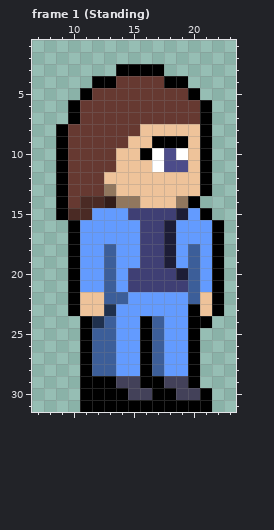
Pixel-art file -- Assets/Sprites/player.aseprite. That is the earlier state.
32x32 pixels, 8 frames. Shown: frame 1 (Standing): x 7..23, y 1..31.
After:
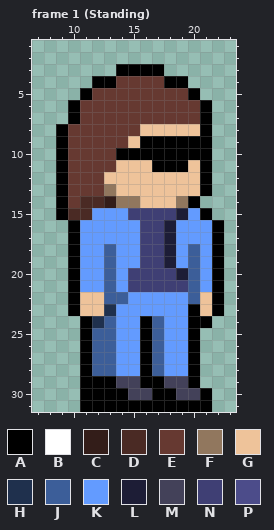
Palette (. is transparent): A #000000  B #ffffff  C #331d19  D #4a2a24  E #663931  F #91775e  G #eec39a  H #1f304d  J #3c5e99  K #639bff  L #1d1d36  M #434159  N #3f3f74  P #4c4c8a
The author wrote: Fix Player Glasses and add Shopkeeper to game
The edit:
Frame 1 (Standing):
y 9: x 16 G -> A; x 20 G -> A
y 10: x 14..15 GG -> AA; x 17..20 BPBG -> AAAA
y 11: x 17..19 BPP -> AAA
